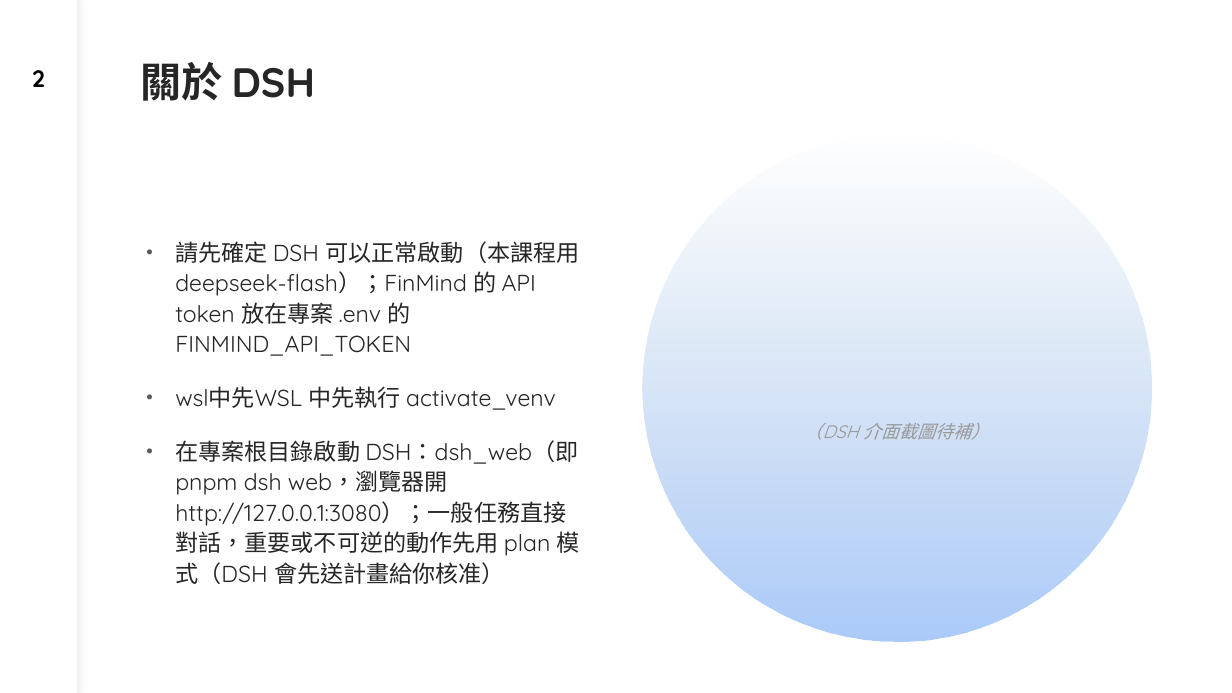
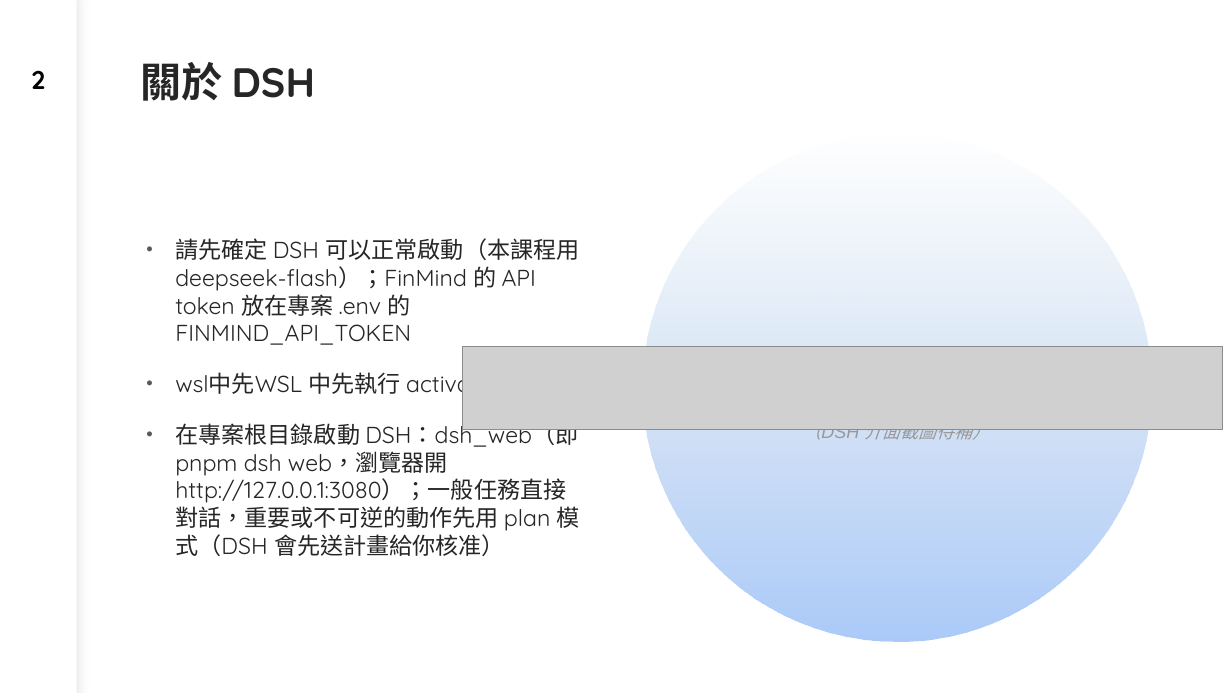
Before and after one commit to dinchentech/tw-selfselect, a slide deck: slide 2 of plans/ppt/TW-SELFSELECT台股買賣自動化系統-W3-講稿版.pptx. Drawn at 1232x693 pixels with LibreOffice and Linux fonts; fonts in the diff are those of the drawing; grey boxes stand for pictures. Boxes give left, top, right and bottom in pixels: in the first picture for what was removed or moved away, otherwise in the second. Text is boxed around its words. In the diff, an @@ line names an element or a change of style, - is before the commit and + after.

```diff
--- a/plans/ppt/TW-SELFSELECT台股買賣自動化系統-W3-講稿版.pptx
+++ b/plans/ppt/TW-SELFSELECT台股買賣自動化系統-W3-講稿版.pptx
@@ page number at (31, 70, 45, 89): size 18.5 to 20 pt; line spacing 0.8 to 0.9 @@
@@ text "請先確定 DSH 可以正常啟動（本課程用 deepseek-flash）；FinMind 的 ..." at (175, 238, 580, 556): line spacing 1.1 to 1 @@
@@ text "（DSH 介面截圖待補）" at (821, 429, 991, 439): font Quicksand to Arial @@
@@ picture added at (462, 347, 1223, 430) @@
```
Also in this commit, not shown: 9 other slides changed, 1 slide removed, 1 other file.
